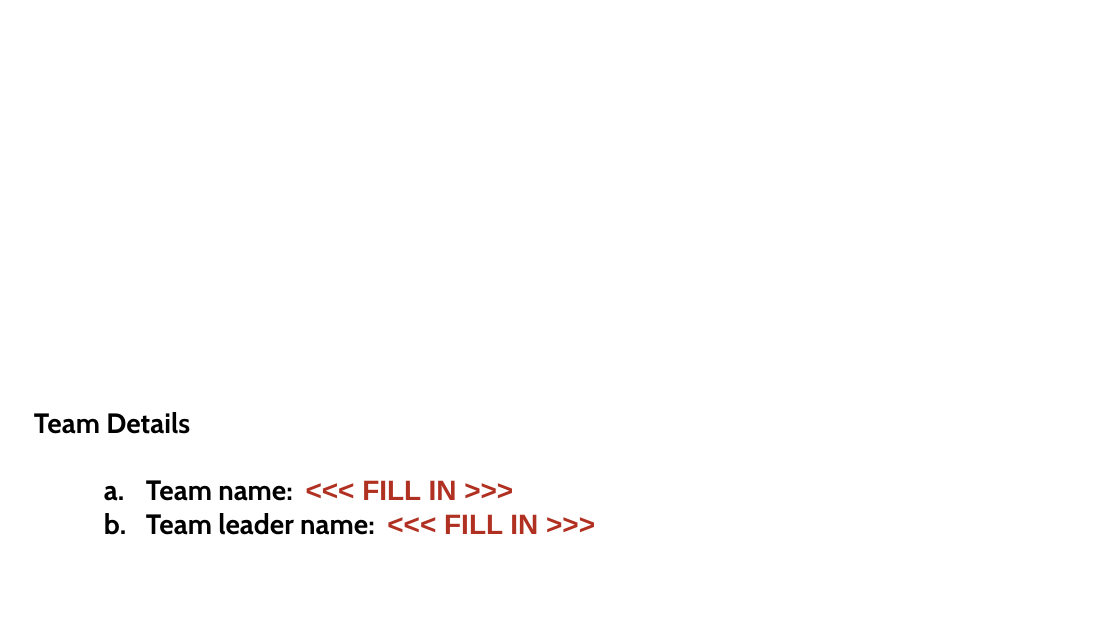
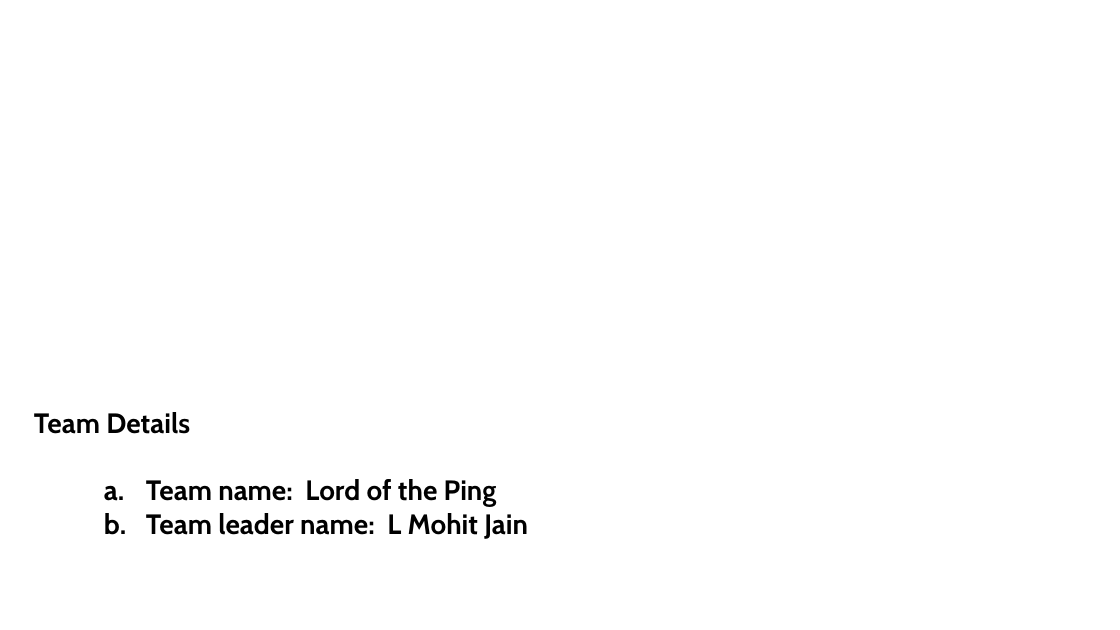
Before and after one commit to jacklachan/unihack, a slide deck: slide 2 of docs/deck/CALIPER_UniHack.pptx. Drawn at 1120x630 pixels with LibreOffice and Linux fonts; fonts in the diff are those of the drawing; background and template pictures are left out. Boxes give left, top, right and bottom in pixels: in the first picture for what was removed or moved away, otherwise in the second. Text is boxed around its words. In the diff, an @@ line names an element or a change of style, - is before the commit and + after.

```diff
--- a/docs/deck/CALIPER_UniHack.pptx
+++ b/docs/deck/CALIPER_UniHack.pptx
@@ text at bbox=[146, 479, 528, 539]: text changed @@
-  a. Team name: <<< FILL IN >>>
-  b. Team leader name: <<< FILL IN >>>
+  a. Team name: Lord of the Ping
+  b. Team leader name: L Mohit Jain
```
Also in this commit, not shown: 3 slides added, 3 other files.
